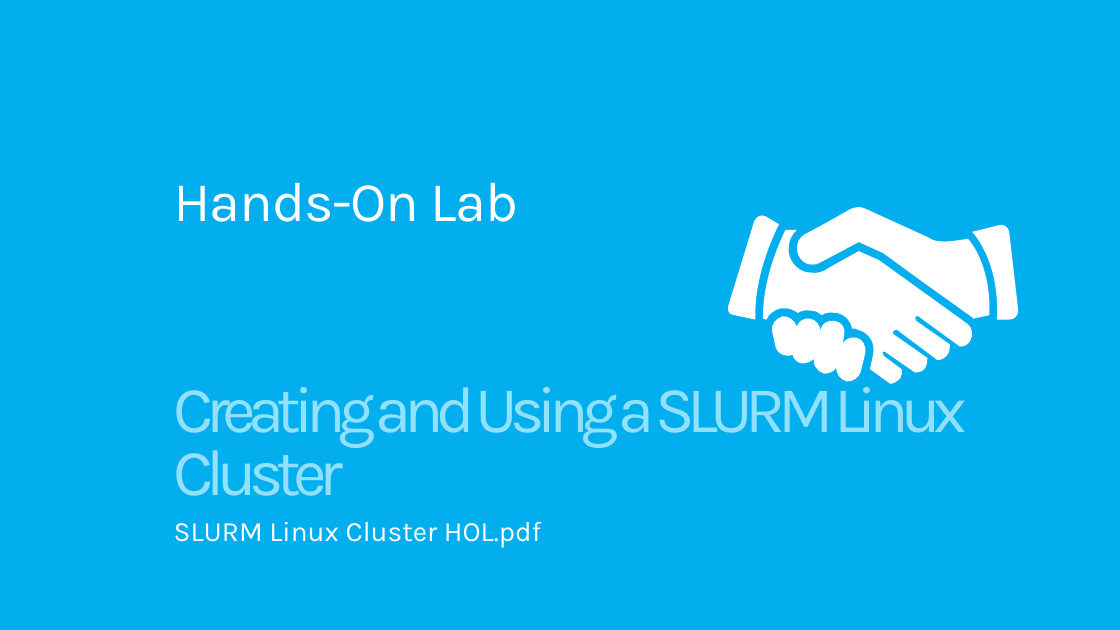
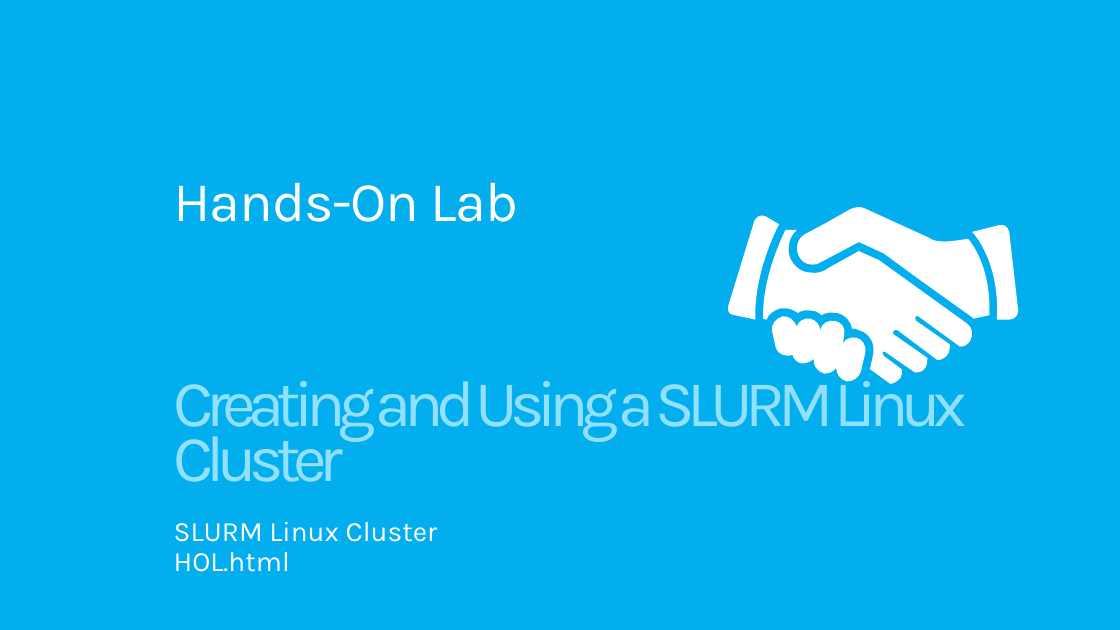
Before and after one commit to MSRConnections/Azure-training-course, a slide deck: slide 7 of Content/HPC/Azure Batch and HPC.pptx. Drawn at 1120x630 pixels with LibreOffice and Linux fonts; fonts in the diff are those of the drawing. Boxes give left, top, right and bottom in pixels: in the first picture for what was removed or moved away, otherwise in the second. Text is boxed around its words. In the diff, an @@ line names an element or a change of style, - is before the commit and + after.

```diff
--- a/Content/HPC/Azure Batch and HPC.pptx
+++ b/Content/HPC/Azure Batch and HPC.pptx
@@ text "Creating and Using a SLURM ..." at (174,367,967,482): line spacing 0.8 to 0.7 @@
@@ subtitle at (174,522,438,572): text changed @@
-SLURM Linux Cluster HOL.pdf
+SLURM Linux Cluster HOL.html
```
Also in this commit, not shown: 2 other slides changed, 30 other files.
